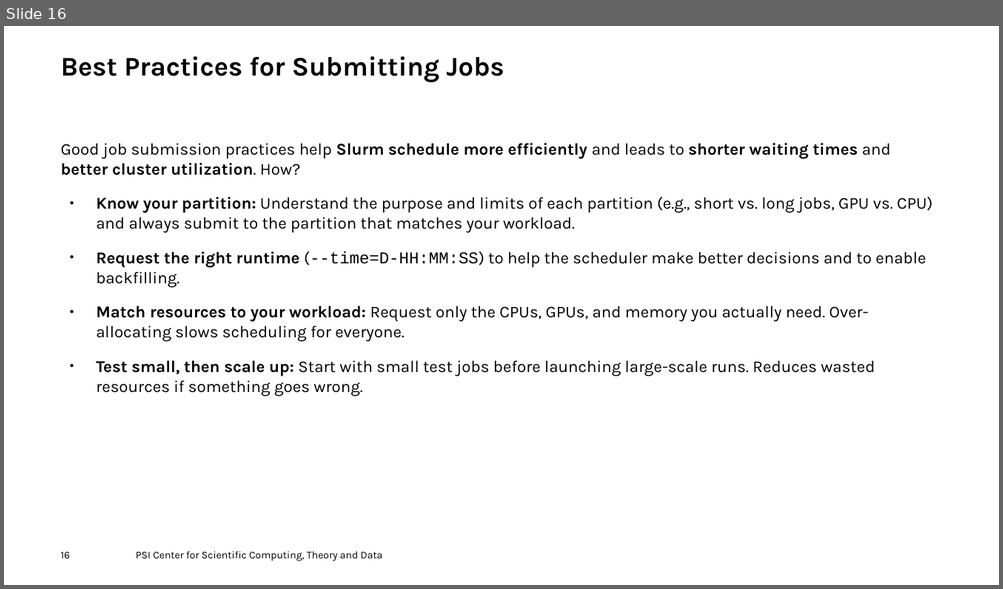
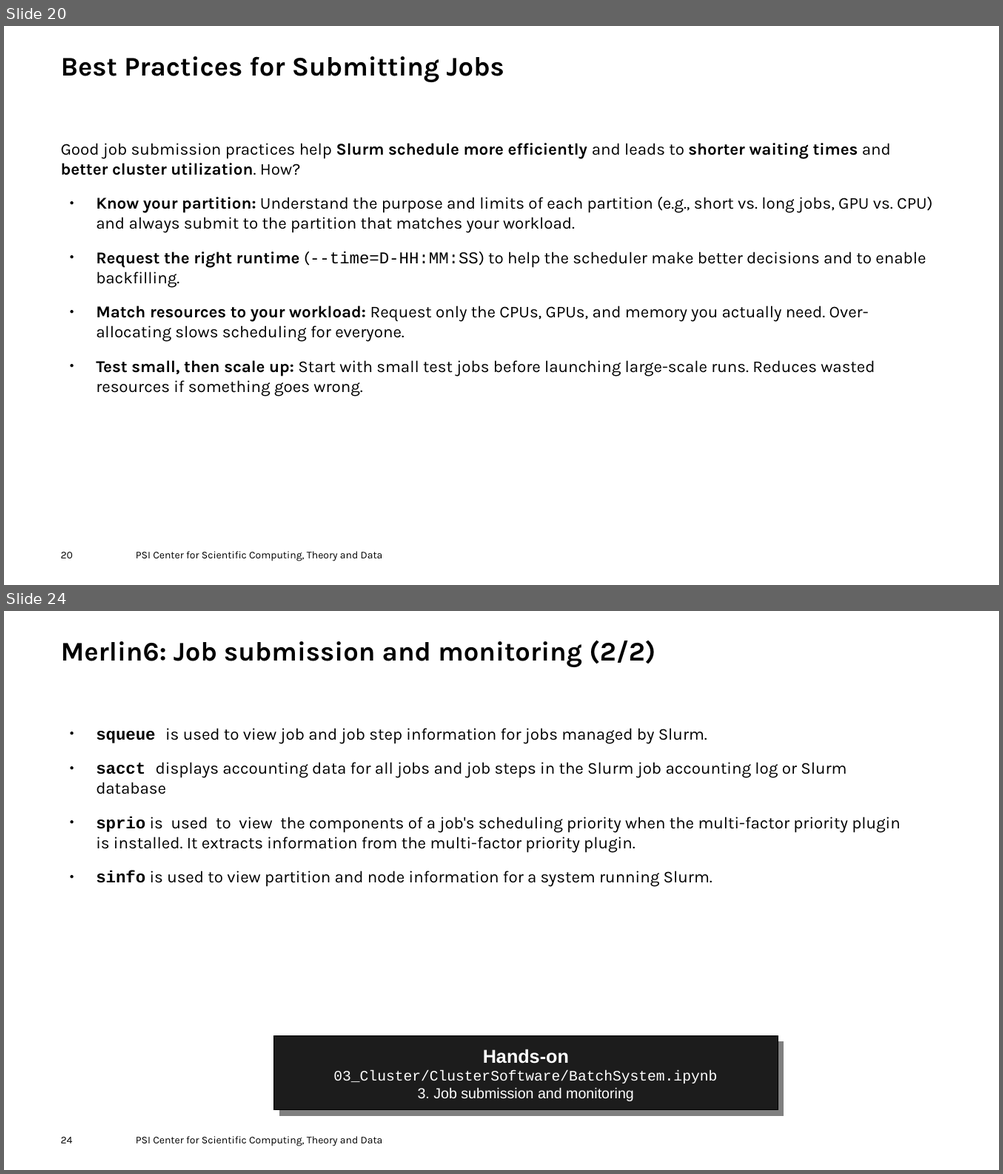
Before and after one commit to fhnw-hpcp/HS25, a slide deck: Slurm.odp. Shown one above the other, each under a label of ours: slide 16 before the commit, slides 20 and 24 after it; the slides between them are not shown. The pictures are 1003x589 and 1003x1174 pixels, drawn with LibreOffice and Linux fonts; fonts in the diff are those of the drawing; background and template pictures are left out. Boxes give left, top, right and bottom in pixels: in the first picture for what was removed or moved away, otherwise in the second. Text is boxed around its words. In the diff, an @@ line names an element or a change of style, - is before the commit and + after.

```diff
--- a/Slurm.odp
+++ b/Slurm.odp
@@ slide 24 added at box(4, 611, 999, 1170), background #FFFFFF @@
@@ title added at box(61, 640, 655, 667), 26 pt, text #000000, bold @@
+Merlin6: Job submission and monitoring (2/2)
@@ text added at box(96, 728, 900, 887), 16 pt, text #000000 @@
+● squeue is used to view job and job step information for jobs managed by Slurm.
+● sacct displays accounting data for all jobs and job steps in the Slurm job accounting log or Slurm database
+● sprio is used to view the components of a job's scheduling priority when the multi-factor priority plugin is installed. It extracts information from the multi-factor priority plugin.
+● sinfo is used to view partition and node information for a system running Slurm.
@@ rectangle added at box(274, 1037, 778, 1111), fill #1C1C1C, outline #000000 0 pt, 14 pt, text #FFFFFF @@
+Hands-on
+03_Cluster/ClusterSoftware/BatchSystem.ipynb
+3. Job submission and monitoring
@@ page number added at box(61, 1137, 73, 1144), 10 pt, text #000000 @@
+24
@@ text added at box(136, 1136, 383, 1147), 10 pt, text #000000 @@
+PSI Center for Scientific Computing, Theory and Data
@@ what was slide 16 is now slide 20 @@
@@ page number at box(61, 552, 73, 559): text changed @@
-16
+20
```
Also in this commit, not shown: 17 slides changed, 3 other slides added, 22 slides removed.
